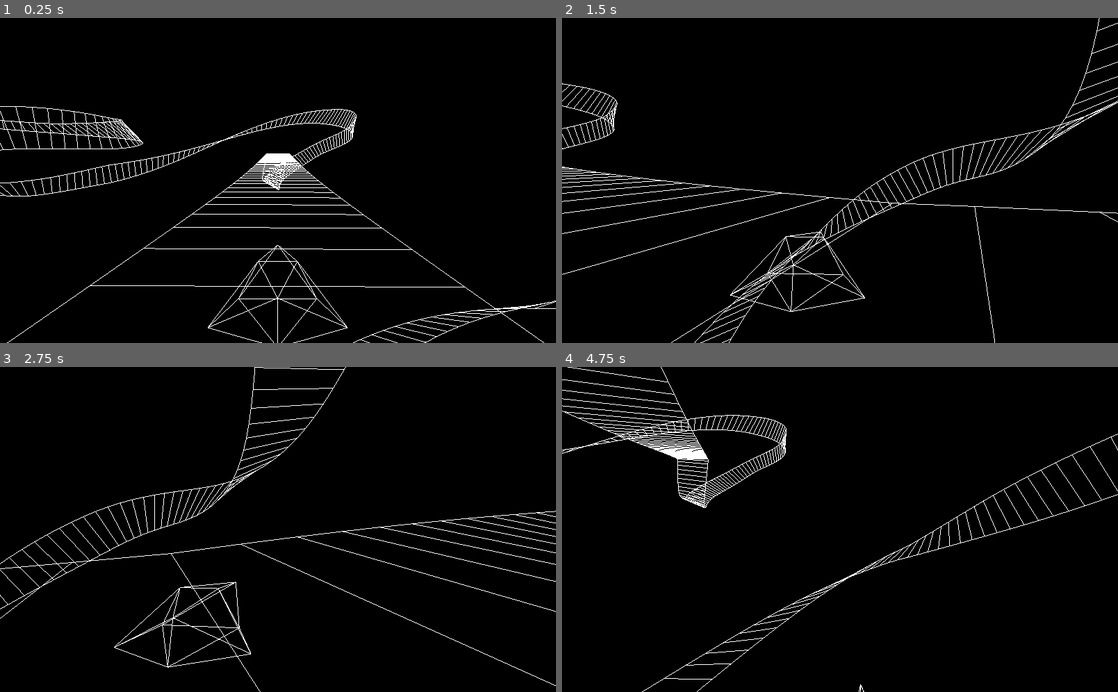
Above: before the commit, frames 1-4 (two rows, left to right).
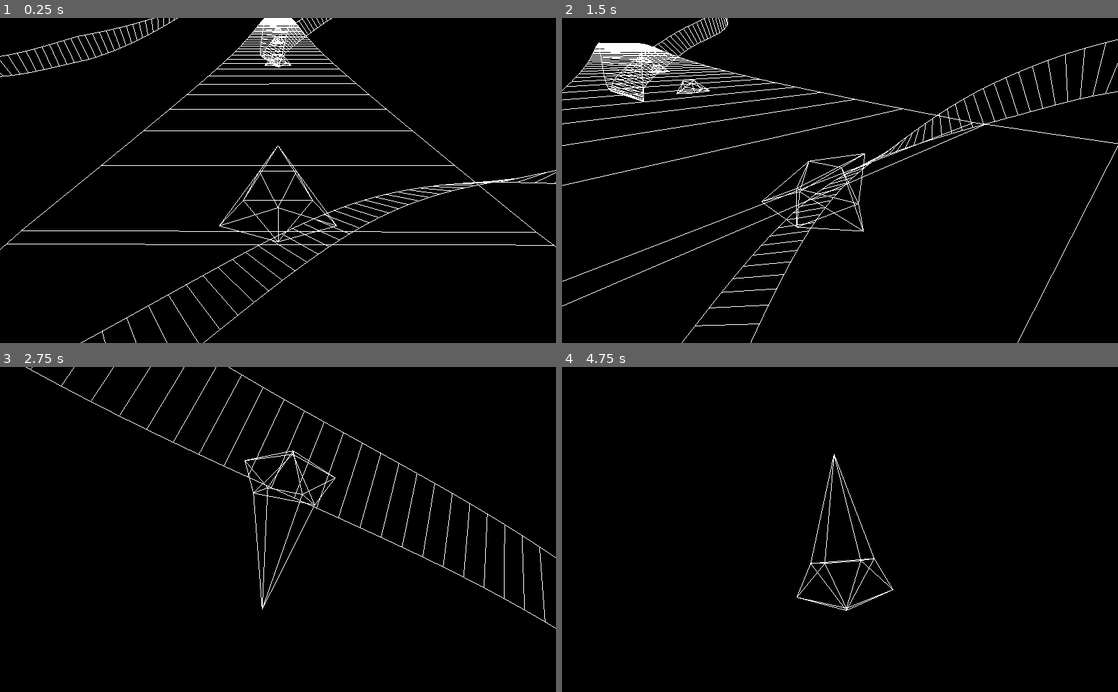
Above: after the commit, the same moments.

Repository: spazzylemons/condux
Game: Godot game, scene res://TestScene.tscn
Two runs of this game, one before a commit and one after it. Both use one fixed random seed, a clock stepped at 60 frames per second and the inputs below.
Inputs:
- Up to frame 1 (0.25 s): no input
- Up to frame 2 (1.5 s): hold Right (stick_right) 0.53-1.28 s; hold X (brake) from 1.28 s (still down)
- Up to frame 3 (2.75 s): release X (brake) at 2.03 s; hold Right (stick_right) from 2.03 s (still down)
- Up to frame 4 (4.75 s): release Right (stick_right) at 2.78 s; hold Z (accel) 2.78-3.53 s; hold Left (stick_left) from 3.53 s (still down)

The runs differ from the first frame. In frame 1, 6.3% of the frame differs, in the area x 0-100%, y 0-100%; in frame 2, 6.1%; in frame 3, 3.3%; in frame 4, 2.8%.

Commit message:
physics rewrite

Diff:
--- a/godot/Course/Course.gd
+++ b/godot/Course/Course.gd
@@ -1,12 +1,5 @@
 extends Spatial
 class_name Course
-
-# gravity areas don't extend all the way to the floor - otherwise colliding with
-# track from below has strange results
-const MIN_GRAVITY_HEIGHT = 0.1
-
-# gravity areas will not affect vehicles above this height
-const MAX_GRAVITY_HEIGHT = 1.0
 
 # radius of track - width of track is twice this
 const TRACK_RADIUS = 2.0
@@ -18,24 +11,26 @@
 var _curve = Curve3D.new()
 var _lengths = []
 var _tilts = []
-var _mesh: Mesh
 
 func _ready() -> void:
+	var vehicle_set = VehicleSet.new()
+	add_child(vehicle_set)
 	# spawn player
-	var vehicle = Vehicle.spawn_player(VehicleTypes.test_model, get_from_offset(0.0) + Vector3.UP)
-	add_child(vehicle)
+	var vehicle = Vehicle.spawn_basic(self, VehicleTypes.test_model, get_from_offset(0.0) + Vector3.UP)
+	vehicle.controller = PlayerController.new()
+	vehicle_set.add_child(vehicle)
 	# add camera for player
 	var camera = VehicleCamera.new()
 	camera.vehicle = vehicle
 	add_child(camera)
 	camera.set_initial_pos()
-	# create collision body and shape
-	var body = StaticBody.new()
-	var shape = CollisionShape.new()
-	shape.shape = get_mesh().create_trimesh_shape()
-	# add as child
-	body.add_child(shape)
-	add_child(body)
+	# for physics testing, add some more vehicles
+	var basic = Vehicle.spawn_basic(self, VehicleTypes.test_model, get_from_offset(5.0) + Vector3.UP)
+	vehicle_set.add_child(basic)
+	basic = Vehicle.spawn_basic(self, VehicleTypes.test_model, get_from_offset(10.0) + Vector3.UP)
+	vehicle_set.add_child(basic)
+	basic = Vehicle.spawn_basic(self, VehicleTypes.test_model, get_from_offset(15.0) + Vector3.UP)
+	vehicle_set.add_child(basic)
 	# create line renderer child - need to do load to avoid cyclic ref
 	var renderer = load("res://Course/CourseRenderer.gd").new()
 	renderer.load_course(self)
@@ -44,6 +39,7 @@
 func _try_load_course() -> void:
 	if _loaded:
 		return
+	_curve.bake_interval = 1.0
 	var f = File.new()
 	f.open(path, File.READ)
 	var n = f.get_8()
@@ -61,69 +57,6 @@
 	_tilts.append(_tilts[0])
 	_curve.add_point(_curve.get_point_position(0), _curve.get_point_in(0), _curve.get_point_out(0))
 	_lengths.append(_curve.get_baked_length())
-	# generate areas
-	# calculate all the points on the mesh
-	var pl = []
-	var pr = []
-	var u = []
-	var d = 0.0
-	while d < _curve.get_baked_length():
-		var p = _curve.interpolate_baked(d)
-		var ur = _get_up_and_right_vector(d)
-		pl.append(p - ur[1] * TRACK_RADIUS)
-		pr.append(p + ur[1] * TRACK_RADIUS)
-		u.append(ur[0])
-		d += _curve.bake_interval
-	pl.append(pl[0])
-	pr.append(pr[0])
-	u.append(u[0])
-	d = _curve.bake_interval / 2.0
-	var vertices = PoolVector3Array()
-	for i in range(len(pl) - 1):
-		# b---d
-		# |   |
-		# a---c
-		var points = PoolVector3Array()
-		var ua = u[i]
-		var ub = u[i+1]
-		var pa = pl[i]
-		var pb = pl[i+1]
-		var pc = pr[i]
-		var pd = pr[i+1]
-		var um = (ua + ub).normalized()
-		# a -> b -> d triangle
-		vertices.push_back(pa)
-		vertices.push_back(pb)
-		vertices.push_back(pd)
-		# a -> d -> c triangle
-		vertices.push_back(pa)
-		vertices.push_back(pd)
-		vertices.push_back(pc)
-		# add lower face of area
-		points.append(pa + ua * MIN_GRAVITY_HEIGHT)
-		points.append(pb + ub * MIN_GRAVITY_HEIGHT)
-		points.append(pc + ua * MIN_GRAVITY_HEIGHT)
-		points.append(pd + ub * MIN_GRAVITY_HEIGHT)
-		# add upper face of area
-		points.append(pa + ua * MAX_GRAVITY_HEIGHT)
-		points.append(pb + ub * MAX_GRAVITY_HEIGHT)
-		points.append(pc + ua * MAX_GRAVITY_HEIGHT)
-		points.append(pd + ub * MAX_GRAVITY_HEIGHT)
-		var shape = ConvexPolygonShape.new()
-		shape.points = points
-		var collision_shape = CollisionShape.new()
-		collision_shape.shape = shape
-		var area = CourseArea.new()
-		area.add_child(collision_shape)
-		area.gravity_vec = um
-		add_child(area)
-		d += _curve.bake_interval
-	# build mesh
-	_mesh = ArrayMesh.new()
-	var arrays = []
-	arrays.resize(ArrayMesh.ARRAY_MAX)
-	arrays[ArrayMesh.ARRAY_VERTEX] = vertices
-	_mesh.add_surface_from_arrays(Mesh.PRIMITIVE_TRIANGLES, arrays)
 	_loaded = true
 
 func _find_interp(offset: float) -> float:
@@ -182,7 +115,7 @@
 	var point = _curve.interpolate_baked(offset)
 	var up_and_right = _get_up_and_right_vector(offset)
 	var side_distance = up_and_right[1].dot(pos - point)
-	if side_distance < -1.0 or side_distance > 1.0:
+	if side_distance < -TRACK_RADIUS or side_distance > TRACK_RADIUS:
 		return []
 	return [up_and_right[0], up_and_right[0].dot(pos - point)]
 
@@ -197,7 +130,3 @@
 func get_bake_interval() -> float:
 	_try_load_course()
 	return _curve.bake_interval
-
-func get_mesh() -> Mesh:
-	_try_load_course()
-	return _mesh
--- a/godot/Course/CourseArea.gd
+++ /dev/null
@@ -1,16 +0,0 @@
-extends Area
-class_name CourseArea
-
-func _on_body_entered(body: Node) -> void:
-	if body is Vehicle:
-		body.gravity_areas[self] = true
-
-func _on_body_exited(body: Node) -> void:
-	if body is Vehicle:
-		body.gravity_areas.erase(self)
-
-func _ready() -> void:
-	if connect("body_entered", self, "_on_body_entered") != OK:
-		assert(false, "signal connection failure")
-	if connect("body_exited", self, "_on_body_exited") != OK:
-		assert(false, "signal connection failure")
--- a/godot/Vehicle/Controller/BaseController.gd
+++ b/godot/Vehicle/Controller/BaseController.gd
@@ -1,4 +1,4 @@
-extends Node
+extends Reference
 class_name BaseController
 
 func get_steering() -> float:
--- a/godot/Vehicle/Vehicle.gd
+++ b/godot/Vehicle/Vehicle.gd
@@ -2,16 +2,26 @@
 class_name Vehicle
 
 # speed at which gravity approaches new vector
-const GRAVITY_APPROACH_SPEED = 8.0
+const GRAVITY_APPROACH_SPEED = 5.0
 # speed at which gravity increases
-const GRAVITY_STRENGTH = 10.0
+const GRAVITY_STRENGTH = 15.0
+# amount of friction
+const FRICTION_COEFFICIENT = 0.1
 
-var gravity_areas = {}
+const MAX_GRAVITY_HEIGHT = 5.0
 
-var accelerator = 0.0
+const GRAVITY_FALLOFF_POINT = 2.0
+
+const COLLISION_DEPTH = 0.25
+
+var course = null
+
+var pedals = 0.0
 var velocity = Vector3.ZERO
 
 var type: VehicleType
+
+var controller := BaseController.new()
 
 static func _apply_approach(delta: float, strength: float, from: Vector3, to: Vector3) -> Vector3:
 	return (from + (strength * delta * to)) / (1.0 + (strength * delta))
@@ -23,30 +33,55 @@
 	return transform.basis.xform(Vector3.FORWARD)
 
 func _do_controls(delta: float) -> void:
-	rotate_object_local(Vector3.UP, $Controller.get_steering() * type.handling * delta)
-	accelerator = clamp(accelerator + delta * type.acceleration * (2.0 * $Controller.get_pedal() - 1.0), 0.0, type.speed)
+	rotate_object_local(Vector3.UP, controller.get_steering() * type.handling * delta)
+	pedals = controller.get_pedal()
 
 func _do_movement(delta: float) -> void:
 	velocity -= _up_vector() * GRAVITY_STRENGTH * delta
-	# approached velocity has gravity plus accelerator
-	var approached_velocity = Vector3.ZERO
 	# amount of gravity being experienced
-	approached_velocity += _up_vector() * velocity.dot(_up_vector())
-	# accelerator strength
-	approached_velocity += _forward_vector() * accelerator
-	# approach target velocity based on traction
-	velocity = _apply_approach(delta, type.traction, velocity, approached_velocity)
+	var gravity_vector = _up_vector() * velocity.dot(_up_vector())
+	# remove gravity for acceleration calculation
+	var velocity_without_gravity = velocity - gravity_vector
+	velocity_without_gravity += _forward_vector() * (pedals * type.acceleration * delta)
+	var velocity_without_gravity_normalized = velocity_without_gravity.normalized()
+	if velocity_without_gravity.length_squared() > type.speed * type.speed:
+		velocity_without_gravity = velocity_without_gravity_normalized * type.speed
+	var forward_aligned = _forward_vector() * velocity_without_gravity.length()
+	var backward_aligned = -forward_aligned
+	if forward_aligned.normalized().dot(velocity_without_gravity_normalized) > backward_aligned.normalized().dot(velocity_without_gravity_normalized):
+		velocity_without_gravity = _apply_approach(delta, type.antidrift, velocity_without_gravity, forward_aligned)
+	else:
+		velocity_without_gravity = _apply_approach(delta, type.antidrift, velocity_without_gravity, backward_aligned)
+	velocity = velocity_without_gravity + gravity_vector
 	# slide with physics
-	velocity = move_and_slide(velocity, _up_vector())
+	translation += velocity * delta
+	var up_height = course.get_up_vector_and_height(translation)
+	if len(up_height) > 0:
+		var up = up_height[0]
+		var height = up_height[1]
+		if height <= 0.0 and height > -COLLISION_DEPTH:
+			velocity = velocity_without_gravity
+			# collided with floor last frame, apply some friction
+			var with_friction_applied = velocity - velocity.normalized() * (FRICTION_COEFFICIENT * GRAVITY_STRENGTH * delta)
+			if with_friction_applied.dot(velocity) <= 0.0:
+				# if dot product is flipped, direction flipped, so set velocity to zero
+				velocity = Vector3.ZERO
+			else:
+				# otherwise, use friction
+				velocity = with_friction_applied
+			translation -= up * height
 
 func _approach_gravity(delta: float) -> Vector3:
-	var new_gravity_vector = Vector3.ZERO
-	for area in gravity_areas.keys():
-		if area.overlaps_body(self):
-			new_gravity_vector += area.gravity_vec
+	var new_gravity_vector = Vector3.UP
+	var up_height = course.get_up_vector_and_height(translation)
+	if len(up_height) > 0:
+		var up = up_height[0]
+		var height = up_height[1]
+		if height > -COLLISION_DEPTH and height < MAX_GRAVITY_HEIGHT:
+			height = clamp(height - GRAVITY_FALLOFF_POINT, 0, MAX_GRAVITY_HEIGHT - GRAVITY_FALLOFF_POINT)
+			height /= (MAX_GRAVITY_HEIGHT - GRAVITY_FALLOFF_POINT)
+			new_gravity_vector = height * Vector3.UP + (1.0 - height) * up
 	new_gravity_vector = new_gravity_vector.normalized()
-	if new_gravity_vector.is_equal_approx(Vector3.ZERO):
-		new_gravity_vector = Vector3.UP
 	return _apply_approach(delta, GRAVITY_APPROACH_SPEED, _up_vector(), new_gravity_vector)
 
 func _do_gravity(delta: float) -> void:
@@ -59,24 +94,19 @@
 	if rotation_axis.is_normalized():
 		rotate(rotation_axis, our_up.signed_angle_to(approach_up, rotation_axis))
 
-func _physics_process(delta: float) -> void:
+func process_physics(delta: float) -> void:
 	_do_controls(delta)
 	_do_movement(delta)
 	_do_gravity(delta)
 	orthonormalize()
 
-func set_controller(path: String) -> void:
-	$Controller.set_script(load(path))
-
-# helper function for spawning a player-controlled vehicle
-static func spawn_player(vehicle_type: VehicleType, position: Vector3) -> Vehicle:
+# helper function for spawning a vehicle
+static func spawn_basic(vehicle_course, vehicle_type: VehicleType, position: Vector3) -> Vehicle:
 	# load from scene
 	var x = load("res://Vehicle/Vehicle.tscn")
-	print(x)
 	var vehicle = x.instance()
+	vehicle.course = vehicle_course
 	vehicle.type = vehicle_type
-	# give the player control of this vehicle
-	vehicle.set_controller("res://Vehicle/Controller/PlayerController.gd")
 	# place the vehicle at the given position
 	vehicle.translation = position
 	return vehicle
--- a/godot/Vehicle/Vehicle.tscn
+++ b/godot/Vehicle/Vehicle.tscn
@@ -1,15 +1,14 @@
-[gd_scene load_steps=7 format=2]
+[gd_scene load_steps=6 format=2]
 
 [ext_resource path="res://Vehicle/Vehicle.gd" type="Script" id=1]
 [ext_resource path="res://Mesh/WireframeMesh.gd" type="Script" id=2]
-[ext_resource path="res://Vehicle/Controller/BaseController.gd" type="Script" id=3]
 [ext_resource path="res://Material/White.tres" type="Material" id=4]
 
-[sub_resource type="CapsuleShape" id=2]
-radius = 0.125
-height = 0.75
+[sub_resource type="CapsuleShape" id=3]
+radius = 0.2
+height = 0.6
 
-[sub_resource type="ArrayMesh" id=3]
+[sub_resource type="ArrayMesh" id=4]
 surfaces/0 = {
 "aabb": AABB( -0.296875, 0, -0.5, 0.59375, 0.199219, 1 ),
 "array_data": PoolByteArray( 0, 0, 76, 62, 0, 0, 0, 0, 0, 0, 76, 62, 0, 0, 0, 0, 0, 0, 0, 0, 0, 0, 0, 191, 0, 0, 76, 19 …(647 unchanged characters)…
@@ -45,18 +44,16 @@
 }
 
 [node name="Vehicle" type="KinematicBody"]
+collision_layer = 2
 script = ExtResource( 1 )
 
 [node name="CollisionShape" type="CollisionShape" parent="."]
-transform = Transform( 1, 0, 0, 0, 1, 0, 0, 0, 1, 0, 0.125, 0 )
-shape = SubResource( 2 )
-
-[node name="Controller" type="Node" parent="."]
-script = ExtResource( 3 )
+transform = Transform( 1, 0, 0, 0, 1, 0, 0, 0, 1, 0, 0.1, 0 )
+shape = SubResource( 3 )
 
 [node name="VehicleMesh" type="MeshInstance" parent="."]
 material_override = ExtResource( 4 )
-mesh = SubResource( 3 )
+mesh = SubResource( 4 )
 skeleton = NodePath("../CollisionShape")
 script = ExtResource( 2 )
 path = "res://Mesh/Data/mesh.bin"
--- a/godot/Vehicle/VehicleCamera.gd
+++ b/godot/Vehicle/VehicleCamera.gd
@@ -2,15 +2,14 @@
 class_name VehicleCamera
 
 const DISTANCE = 1.5
-const APPROACH_SPEED = 4.0
-const FORWARD_LOOK = 5.0
+const APPROACH_SPEED = 2.0
 
 const TARGET_ANGLE = -Vector3(0, sin(PI / 8), cos(PI / 8))
 
 var vehicle: Vehicle
 
 func _look_at_target() -> void:
-	look_at(vehicle.translation + FORWARD_LOOK * vehicle.transform.basis.xform(Vector3.FORWARD), vehicle.transform.basis.xform(Vector3.UP))
+	look_at(vehicle.translation, vehicle.transform.basis.xform(Vector3.UP))
 
 func _get_target_pos() -> Vector3:
 	return vehicle.translation - DISTANCE * vehicle.transform.basis.xform(TARGET_ANGLE)
@@ -21,7 +20,6 @@
 
 func _process(delta: float) -> void:
 	# set ourselves to the proper distance
-	look_at(vehicle.translation, vehicle.transform.basis.xform(Vector3.UP))
 	translate_object_local(Vector3.FORWARD * (vehicle.translation.distance_to(translation) - DISTANCE))
 	# find angle between us and vehicle
 	translation = Vehicle._apply_approach(delta, APPROACH_SPEED, translation, _get_target_pos())
--- /dev/null
+++ b/godot/Vehicle/VehicleSet.gd
@@ -0,0 +1,88 @@
+extends Node
+class_name VehicleSet
+
+const MARGIN = 0.04
+
+static func _closest_point_on_line_segment(a: Vector3, b: Vector3, point: Vector3) -> Vector3:
+	var ab = b - a
+	var t = (point - a).dot(ab) / ab.dot(ab)
+	return a + clamp(t, 0.0, 1.0) * ab
+
+# https://wickedengine.net/2020/04/26/capsule-collision-detection/
+static func _test_collision(capsule_a: CapsuleShape, capsule_b: CapsuleShape, transform_a: Transform, transform_b: Transform) -> Vector3:
+	var base_a = transform_a.xform(Vector3.DOWN * (capsule_a.height / 2.0))
+	var tip_a = transform_a.xform(Vector3.UP * (capsule_a.height / 2.0))
+	var base_b = transform_b.xform(Vector3.DOWN * (capsule_b.height / 2.0))
+	var tip_b = transform_b.xform(Vector3.UP * (capsule_b.height / 2.0))
+
+	var normal_a = (tip_a - base_a).normalized()
+	var line_end_offset_a = normal_a * capsule_a.radius
+	var a_a = base_a + line_end_offset_a
+	var b_a = tip_a - line_end_offset_a
+
+	var normal_b = (tip_b - base_b).normalized()
+	var line_end_offset_b = normal_b * capsule_b.radius
+	var a_b = base_b + line_end_offset_b
+	var b_b = tip_b - line_end_offset_b
+
+	var v0 = a_b - a_a
+	var v1 = b_b - a_a
+	var v2 = a_b - b_a
+	var v3 = b_b - b_a
+
+	var d0 = v0.dot(v0)
+	var d1 = v1.dot(v1)
+	var d2 = v2.dot(v2)
+	var d3 = v3.dot(v3)
+
+	var best_a = null
+	if d2 < d0 or d2 < d1 or d3 < d0 or d3 < d1:
+		best_a = b_a
+	else:
+		best_a = a_a
+
+	var best_b = _closest_point_on_line_segment(a_b, b_b, best_a)
+	best_a = _closest_point_on_line_segment(a_a, b_a, best_b)
+	return best_a - best_b
+
+static func _adjust_normal(up: Vector3, normal: Vector3) -> Vector3:
+	return (normal - (up * normal.dot(up))).normalized()
+
+func _physics_process(delta):
+	# first, run physics on all vehicles
+	var children := get_children()
+	var capsules := []
+	var transforms := []
+	var total_translations := []
+	var inertia_neighbors := []
+	var original_velocity := []
+	for i in range(len(children)):
+		var child = children[i]
+		child.process_physics(delta)
+		var collision_shape = child.find_node("CollisionShape")
+		capsules.append(collision_shape.shape)
+		transforms.append(collision_shape.transform * child.transform)
+		total_translations.append(Vector3.ZERO)
+		inertia_neighbors.append([i])
+		original_velocity.append(child.velocity)
+		child.velocity = Vector3.ZERO
+	# next, find any collisions between vehicles
+	for i in range(len(children)):
+		for j in range(i + 1, len(children)):
+			var normal = _test_collision(capsules[i], capsules[j], transforms[i], transforms[j])
+			var length = normal.length()
+			if length == 0.0:
+				continue
+			var depth = capsules[i].radius + capsules[j].radius - length
+			if depth > 0.0:
+				normal /= length
+				total_translations[i] += _adjust_normal(transforms[i].basis.xform(Vector3.UP), normal) * (depth / 2.0)
+				total_translations[j] -= _adjust_normal(transforms[j].basis.xform(Vector3.UP), normal) * (depth / 2.0)
+				inertia_neighbors[i].append(j)
+				inertia_neighbors[j].append(i)
+	# attempt to resolve collisions and transfer inertia
+	for i in range(len(children)):
+		children[i].translate(total_translations[i])
+		var inertia_transfer = original_velocity[i] / len(inertia_neighbors[i])
+		for neighbor in inertia_neighbors[i]:
+			children[neighbor].velocity += inertia_transfer
--- a/godot/Vehicle/VehicleType.gd
+++ b/godot/Vehicle/VehicleType.gd
@@ -8,10 +8,10 @@
 # controls turn strength of vehicle
 var handling: float
 # controls how quickly the vehicle's velocity aligns with its forward vector
-var traction: float
+var antidrift: float
 
-func _init(init_speed: float, init_acceleration: float, init_handling: float, init_traction: float):
+func _init(init_speed: float, init_acceleration: float, init_handling: float, init_antidrift: float):
 	speed = init_speed
 	acceleration = init_acceleration
 	handling = init_handling
-	traction = init_traction
+	antidrift = init_antidrift
--- a/godot/project.godot
+++ b/godot/project.godot
@@ -9,7 +9,7 @@
 config_version=4
 
 _global_script_classes=[ {
-"base": "Node",
+"base": "Reference",
 "class": "BaseController",
 "language": "GDScript",
 "path": "res://Vehicle/Controller/BaseController.gd"
@@ -18,11 +18,6 @@
 "class": "Course",
 "language": "GDScript",
 "path": "res://Course/Course.gd"
-}, {
-"base": "Area",
-"class": "CourseArea",
-"language": "GDScript",
-"path": "res://Course/CourseArea.gd"
 }, {
 "base": "MeshInstance",
 "class": "CourseRenderer",
@@ -49,6 +44,11 @@
 "language": "GDScript",
 "path": "res://Vehicle/VehicleCamera.gd"
 }, {
+"base": "Node",
+"class": "VehicleSet",
+"language": "GDScript",
+"path": "res://Vehicle/VehicleSet.gd"
+}, {
 "base": "Reference",
 "class": "VehicleType",
 "language": "GDScript",
@@ -62,12 +62,12 @@
 _global_script_class_icons={
 "BaseController": "",
 "Course": "",
-"CourseArea": "",
 "CourseRenderer": "",
 "FileUtils": "",
 "PlayerController": "",
 "Vehicle": "",
 "VehicleCamera": "",
+"VehicleSet": "",
 "VehicleType": "",
 "WireframeMesh": ""
 }
